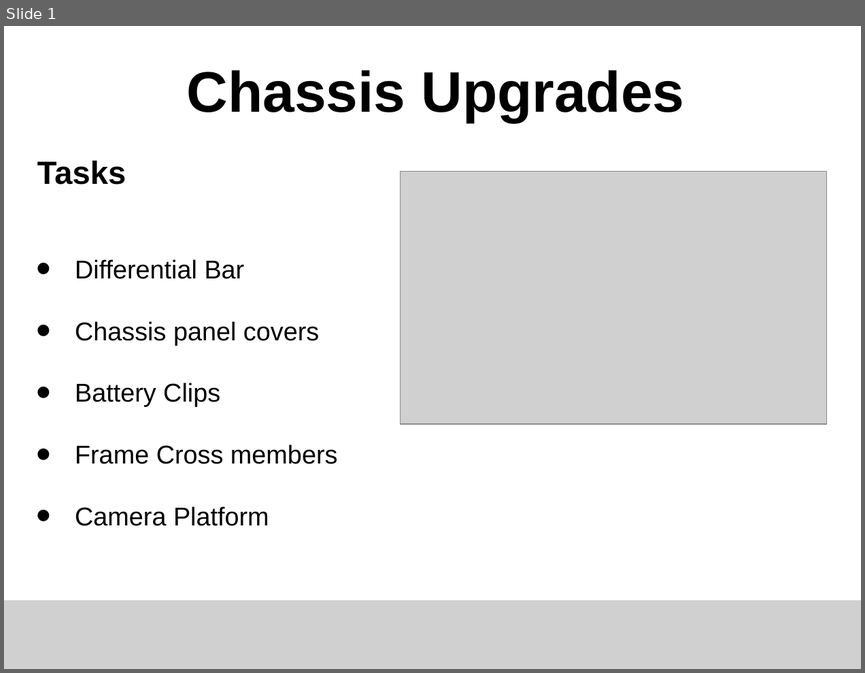
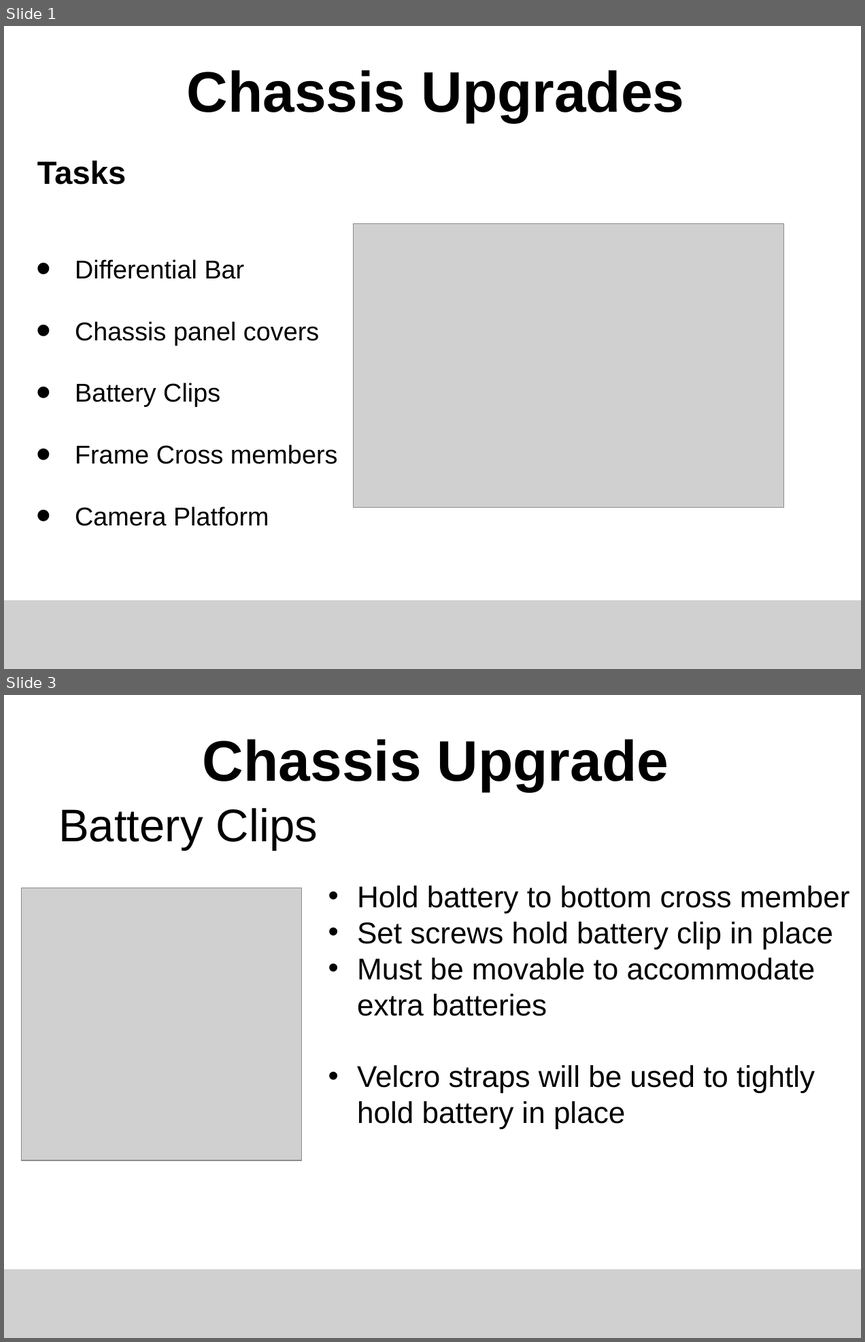
Before and after one commit to ISU-MAVRIC/MAVRIC_Hardware, a slide deck: MAVRIC Midterm Design Powerpoint/MAVRIC14 Jeffrey Kyle Chassis Midterm Design Review.pptx. Shown one above the other, each under a label of ours: slide 1 before the commit, slides 1 and 3 after it; the slides between them are not shown. The pictures are 865x673 and 865x1342 pixels, drawn with LibreOffice and Linux fonts; fonts in the diff are those of the drawing; grey boxes stand for pictures. Boxes give left, top, right and bottom in pixels: in the first picture for what was removed or moved away, otherwise in the second. Text is boxed around its words. In the diff, an @@ line names an element or a change of style, - is before the commit and + after.

Commit message:
Chassis assembly render and Powerpoint

```diff
--- a/MAVRIC Midterm Design Powerpoint/MAVRIC14 Jeffrey Kyle Chassis Midterm Design Review.pptx
+++ b/MAVRIC Midterm Design Powerpoint/MAVRIC14 Jeffrey Kyle Chassis Midterm Design Review.pptx
@@ slide 3 added at (4, 695, 861, 1338), background #FFFFFF @@
@@ text added at (203, 739, 668, 791), 53.3 pt, text #000000, bold @@
+Chassis Upgrade
@@ title added at (58, 808, 317, 850), 42.7 pt, text #000000 @@
+Battery Clips
@@ picture added at (22, 888, 302, 1160) @@
@@ text added at (357, 885, 850, 1129), 28 pt, text #000000 @@
+• Hold battery to bottom cross member
+• Set screws hold battery clip in place
+• Must be movable to accommodate extra batteries
+• Velcro straps will be used to tightly hold battery in place
@@ picture added at (4, 1269, 861, 1338) @@
@@ slide 1 changed as well @@
@@ picture removed at (400, 172, 827, 424) @@
@@ picture added at (354, 224, 784, 508) @@
```
Also in this commit, not shown: 2 other slides changed, 1 slide removed, 1 other file.
